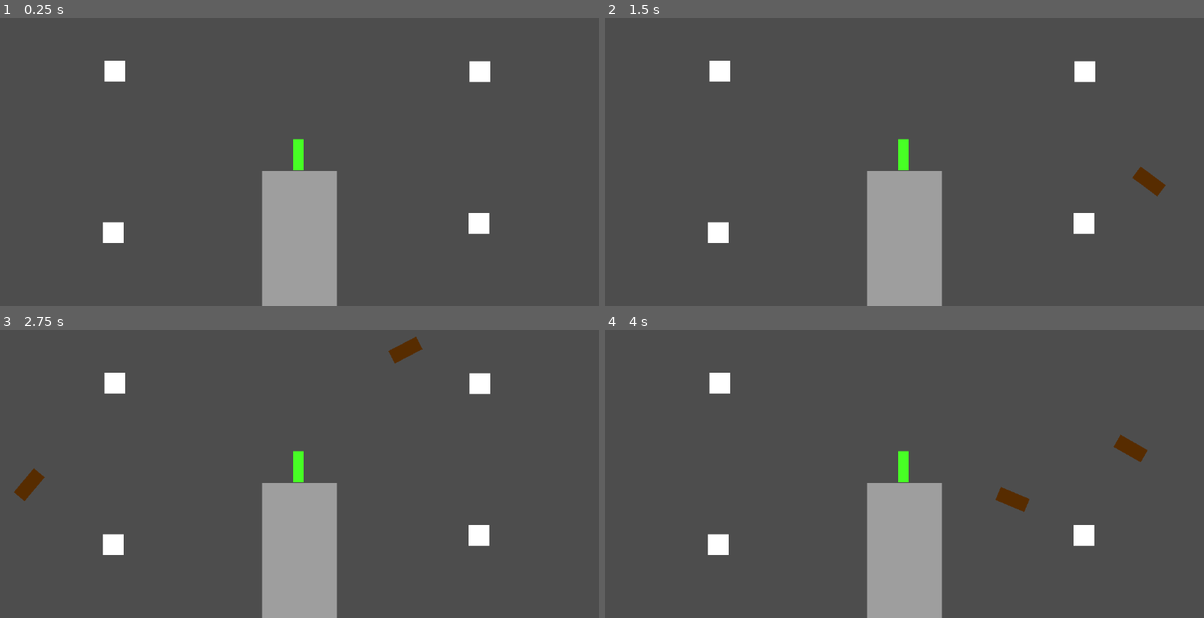
Above: before the commit, frames 1-4 (two rows, left to right).
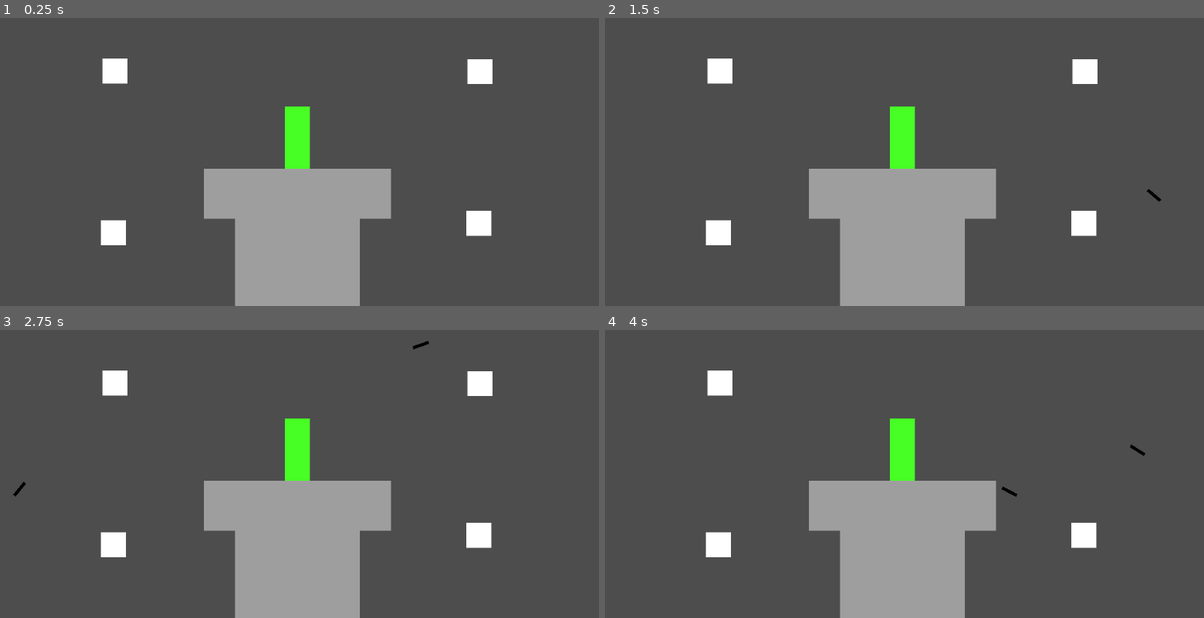
Above: after the commit, the same moments.

Repository: vmakoed/bow-defense
Game: Godot game, scene res://scenes/main.tscn
Same seed, same stepped clock (60 frames per second), same inputs: the game is played once before the commit and once after it.
Inputs (mouse positions are in pixels of both pictures, inside the frame that each line leads up to):
- Up to frame 1 (0.25 s): no input
- Up to frame 2 (1.5 s): tap Enter at 0.5 s; move the mouse to (1036, 121) at 0.52 s; click (1036, 121) at 0.67 s; drag from (784, 153) to (718, 69) at 1.27 s
- Up to frame 3 (2.75 s): move the mouse to (359, 376) at 2.02 s; click (359, 376) at 2.17 s
- Up to frame 4 (4 s): drag from (874, 517) to (1084, 384) at 2.77 s; move the mouse to (1084, 499) at 3.52 s; click (1084, 499) at 3.67 s

The runs differ from the first frame. In frame 1, 7.3% of the frame differs, in the area x 16-83%, y 14-100%; in frame 2, 7.5%; in frame 3, 7.8%, in the area x 2-83%, y 2-100%; in frame 4, 7.6%.

Commit message:
Resize objects

Diff:
--- a/scenes/arrow.tscn
+++ b/scenes/arrow.tscn
@@ -3,7 +3,7 @@
 [ext_resource type="Script" uid="uid://bhjeyryx5fkkc" path="res://scripts/arrow.gd" id="1_umosx"]
 
 [sub_resource type="RectangleShape2D" id="RectangleShape2D_wyax8"]
-size = Vector2(60, 27)
+size = Vector2(32, 6)
 
 [node name="Arrow" type="Area2D" unique_id=272067978]
 script = ExtResource("1_umosx")
@@ -14,19 +14,19 @@
 anchor_top = 0.5
 anchor_right = 0.5
 anchor_bottom = 0.5
-offset_left = -30.0
-offset_top = -13.5
-offset_right = 30.0
-offset_bottom = 13.5
+offset_left = -16.0
+offset_top = -3.0
+offset_right = 16.0
+offset_bottom = 3.0
 grow_horizontal = 2
 grow_vertical = 2
-color = Color(0.34067947, 0.17130923, 0, 1)
+color = Color(0, 0, 0, 1)
 
 [node name="CollisionShape2D" type="CollisionShape2D" parent="." unique_id=1636116430]
-position = Vector2(0, 0.5)
 shape = SubResource("RectangleShape2D_wyax8")
 
 [node name="VisibleOnScreenNotifier2D" type="VisibleOnScreenNotifier2D" parent="." unique_id=279184070]
+rect = Rect2(-16, -3, 32, 6)
 
 [connection signal="area_entered" from="." to="." method="_on_area_entered"]
 [connection signal="screen_exited" from="VisibleOnScreenNotifier2D" to="." method="_on_visible_on_screen_notifier_2d_screen_exited"]
--- a/scenes/main.tscn
+++ b/scenes/main.tscn
@@ -5,27 +5,50 @@
 [ext_resource type="PackedScene" uid="uid://w1riop0s5qr6" path="res://scenes/target.tscn" id="3_sugp2"]
 
 [sub_resource type="RectangleShape2D" id="RectangleShape2D_sgp6g"]
-size = Vector2(144.5, 259.5)
+size = Vector2(240.25, 264)
 
 [node name="Main" type="Node2D" unique_id=1153814589]
 script = ExtResource("1_o5qli")
 
-[node name="StaticBody2D" type="StaticBody2D" parent="." unique_id=1601724220]
+[node name="Tower" type="StaticBody2D" parent="." unique_id=1601724220]
+position = Vector2(572, 516)
 
-[node name="CollisionShape2D" type="CollisionShape2D" parent="StaticBody2D" unique_id=589227368]
-position = Vector2(576, 517.75)
+[node name="ColorRect" type="ColorRect" parent="Tower" unique_id=89998519]
+anchors_preset = 8
+anchor_left = 0.5
+anchor_top = 0.5
+anchor_right = 0.5
+anchor_bottom = 0.5
+offset_left = -120.0
+offset_top = -132.0
+offset_right = 120.0
+offset_bottom = 132.0
+grow_horizontal = 2
+grow_vertical = 2
+color = Color(0.6194887, 0.61948866, 0.6194887, 1)
+
+[node name="ColorRect2" type="ColorRect" parent="Tower" unique_id=1603586348]
+anchors_preset = 8
+anchor_left = 0.5
+anchor_top = 0.5
+anchor_right = 0.5
+anchor_bottom = 0.5
+offset_left = -180.0
+offset_top = -132.0
+offset_right = 180.0
+offset_bottom = -36.0
+grow_horizontal = 2
+grow_vertical = 2
+color = Color(0.6194887, 0.61948866, 0.6194887, 1)
+
+[node name="CollisionShape2D" type="CollisionShape2D" parent="Tower" unique_id=589227368]
+visible = false
+position = Vector2(576, 516)
 shape = SubResource("RectangleShape2D_sgp6g")
-
-[node name="ColorRect" type="ColorRect" parent="StaticBody2D" unique_id=89998519]
-offset_left = 504.0
-offset_top = 388.0
-offset_right = 648.0
-offset_bottom = 649.0
-color = Color(0.6194887, 0.61948866, 0.6194887, 1)
 
 [node name="Player" parent="." unique_id=1910543735 instance=ExtResource("2_0wfyh")]
 unique_name_in_owner = true
-position = Vector2(574, 357)
+position = Vector2(572, 324)
 
 [node name="Target" parent="." unique_id=1544860670 instance=ExtResource("3_sugp2")]
 position = Vector2(221, 196)
--- a/scenes/player.tscn
+++ b/scenes/player.tscn
@@ -1,7 +1,7 @@
 [gd_scene format=3 uid="uid://cqvn1mqtdtgta"]
 
 [sub_resource type="RectangleShape2D" id="RectangleShape2D_o5qli"]
-size = Vector2(19.974335, 60.774353)
+size = Vector2(31.653122, 119.52252)
 
 [node name="Player" type="CharacterBody2D" unique_id=1910543735]
 
@@ -11,16 +11,16 @@
 anchor_top = 0.5
 anchor_right = 0.5
 anchor_bottom = 0.5
-offset_left = -10.0
-offset_top = -30.0
-offset_right = 10.0
-offset_bottom = 30.0
+offset_left = -24.0
+offset_top = -60.0
+offset_right = 24.0
+offset_bottom = 60.0
 grow_horizontal = 2
 grow_vertical = 2
+size_flags_horizontal = 4
 color = Color(0.2784314, 1, 0.14509805, 1)
 
 [node name="CollisionShape2D" type="CollisionShape2D" parent="." unique_id=747502585]
-visible = false
-position = Vector2(15.788269, -0.50857544)
+position = Vector2(-0.10586239, 8.940697e-07)
 scale = Vector2(1.5231271, 1.0039948)
 shape = SubResource("RectangleShape2D_o5qli")
--- a/scenes/target.tscn
+++ b/scenes/target.tscn
@@ -3,7 +3,7 @@
 [ext_resource type="Script" uid="uid://dl33g4c23f6j5" path="res://scripts/target.gd" id="1_b37e2"]
 
 [sub_resource type="RectangleShape2D" id="RectangleShape2D_0wfyh"]
-size = Vector2(46, 46)
+size = Vector2(48, 48)
 
 [node name="Target" type="Area2D" unique_id=1544860670]
 script = ExtResource("1_b37e2")
@@ -14,13 +14,12 @@
 anchor_top = 0.5
 anchor_right = 0.5
 anchor_bottom = 0.5
-offset_left = -20.0
-offset_top = -20.0
-offset_right = 20.0
-offset_bottom = 20.0
+offset_left = -24.0
+offset_top = -24.0
+offset_right = 24.0
+offset_bottom = 24.0
 grow_horizontal = 2
 grow_vertical = 2
-metadata/_edit_use_anchors_ = true
 
 [node name="CollisionShape2D" type="CollisionShape2D" parent="." unique_id=103701923]
 shape = SubResource("RectangleShape2D_0wfyh")
--- a/scripts/main.gd
+++ b/scripts/main.gd
@@ -1,8 +1,6 @@
 extends Node2D
 
 
-var mouse_start: Vector2 = Vector2.ZERO
-var mouse_end: Vector2 = Vector2.ZERO
 var arrow_scene: Resource
 
 
@@ -15,15 +13,12 @@
 
 func _input(event: InputEvent) -> void:
 	if event is InputEventMouseButton:
-		if event.button_index == MOUSE_BUTTON_LEFT and event.pressed:
-			mouse_start = event.position
 		if event.button_index == MOUSE_BUTTON_LEFT and !event.pressed:
-			mouse_end = event.position
-			_shoot_arrow(mouse_end)
+			var mouse_position = event.position
+			_shoot_arrow(mouse_position)
 
 
 func _shoot_arrow(target: Vector2) -> void:
-	print("mouse dragged between ", mouse_start, " and ", mouse_end)
 	var arrow = arrow_scene.instantiate()
 	var player_position = player.global_position
 	var direction = (target - player_position).normalized()
